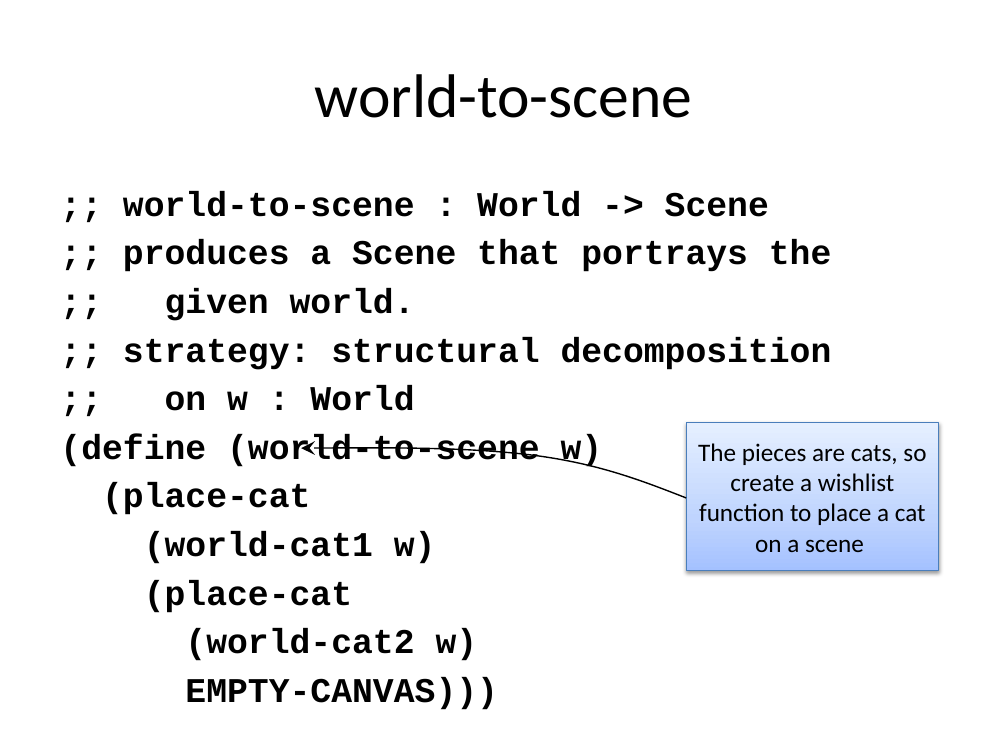
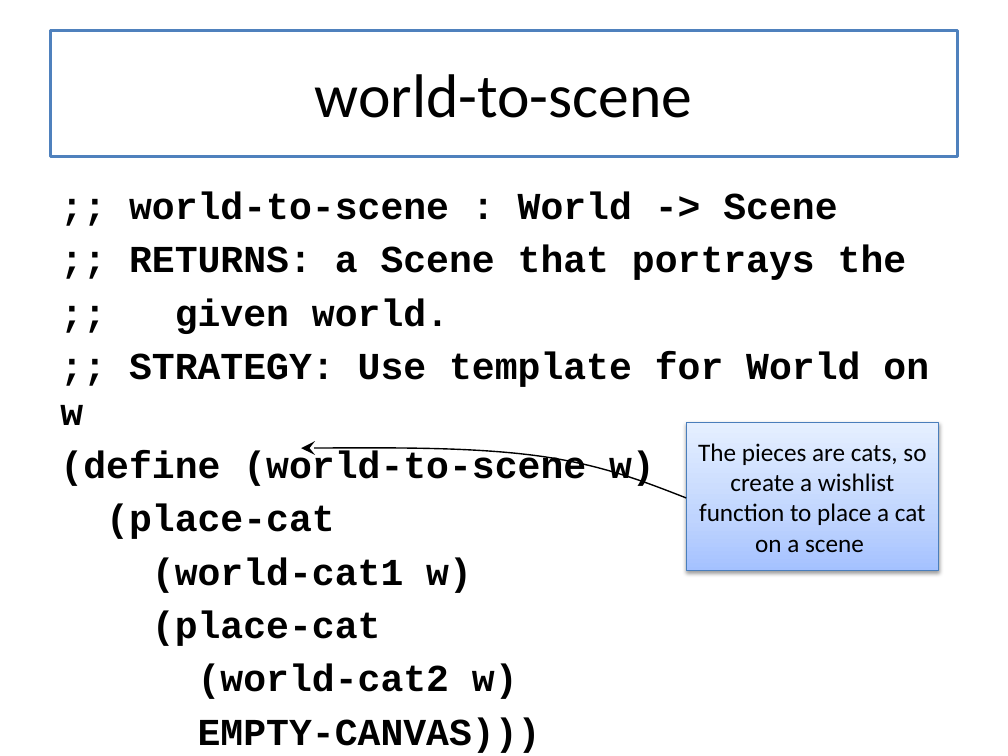
Before and after one commit to mwand/cs5010f16, a slide deck: slide 15 of Slides/Lesson 3.4 Two Draggable Cats.pptx. Drawn at 1008x756 pixels with LibreOffice and Linux fonts; fonts in the diff are those of the drawing. Boxes give left, top, right and bottom in pixels: in the first picture for what was removed or moved away, otherwise in the second. Text is boxed around its words. In the diff, an @@ line names an element or a change of style, - is before the commit and + after.

```diff
--- a/Slides/Lesson 3.4 Two Draggable Cats.pptx
+++ b/Slides/Lesson 3.4 Two Draggable Cats.pptx
@@ title "world-to-scene": place and size @@
-title "world-to-scene" at box(315, 74, 693, 118)
+title "world-to-scene" at box(50, 30, 958, 156)
@@ title "world-to-scene" at box(50, 30, 958, 156): fill none to #FFFFFF; outline none to #4F81BD 2.25 pt @@
@@ text at box(60, 192, 837, 753): size 24.8 to 27.2 pt in ";; world-to-scene : World -> Scene", ";; given world.", "(define (world-to-scene w)", "(place-cat" and 4 more places @@
@@ text at box(129, 245, 907, 280): text changed; size 24.8 to 27.2 pt @@
-;; produces a Scene that portrays the
+;; RETURNS: a Scene that portrays the
@@ text at box(60, 352, 929, 425): text changed; size 24.8 to 27.2 pt @@
-;; strategy: structural decomposition
-;; on w : World
+;; STRATEGY: Use template for World on w
```
Also in this commit, not shown: 17 other slides changed, 11 other files.
